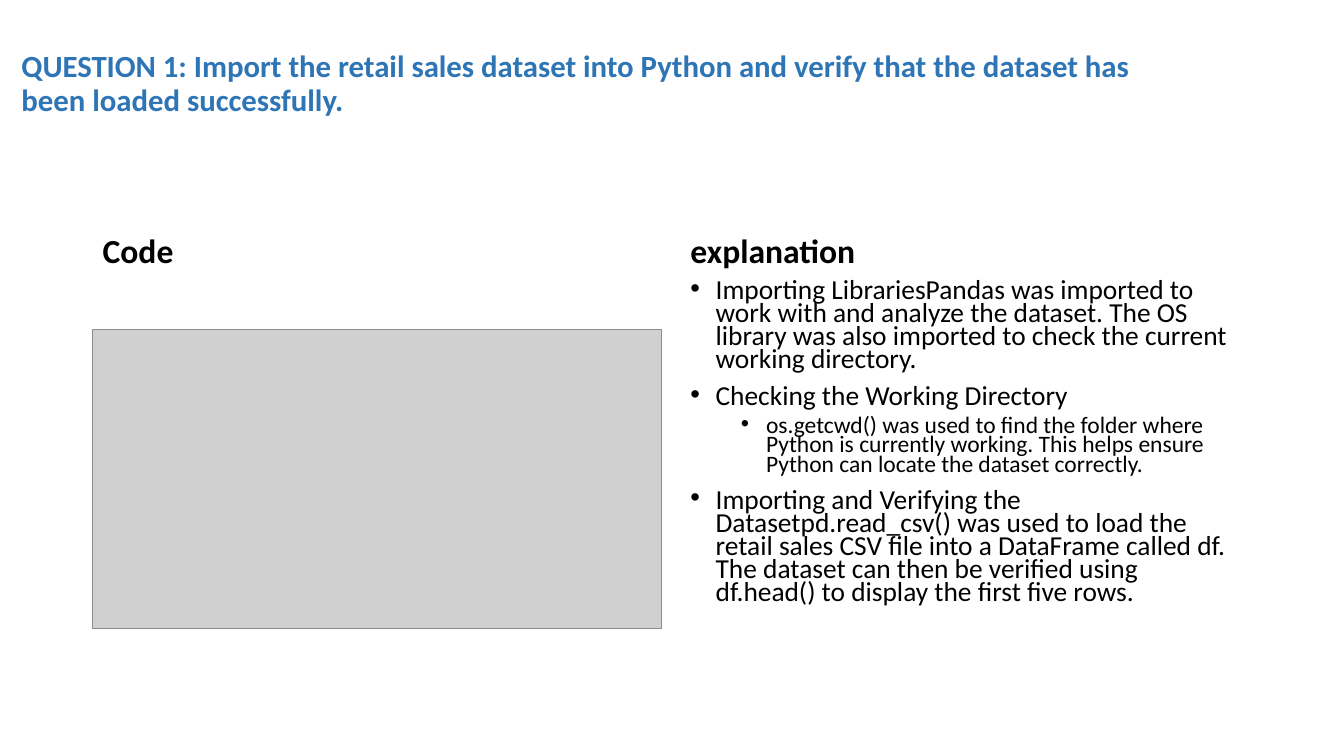
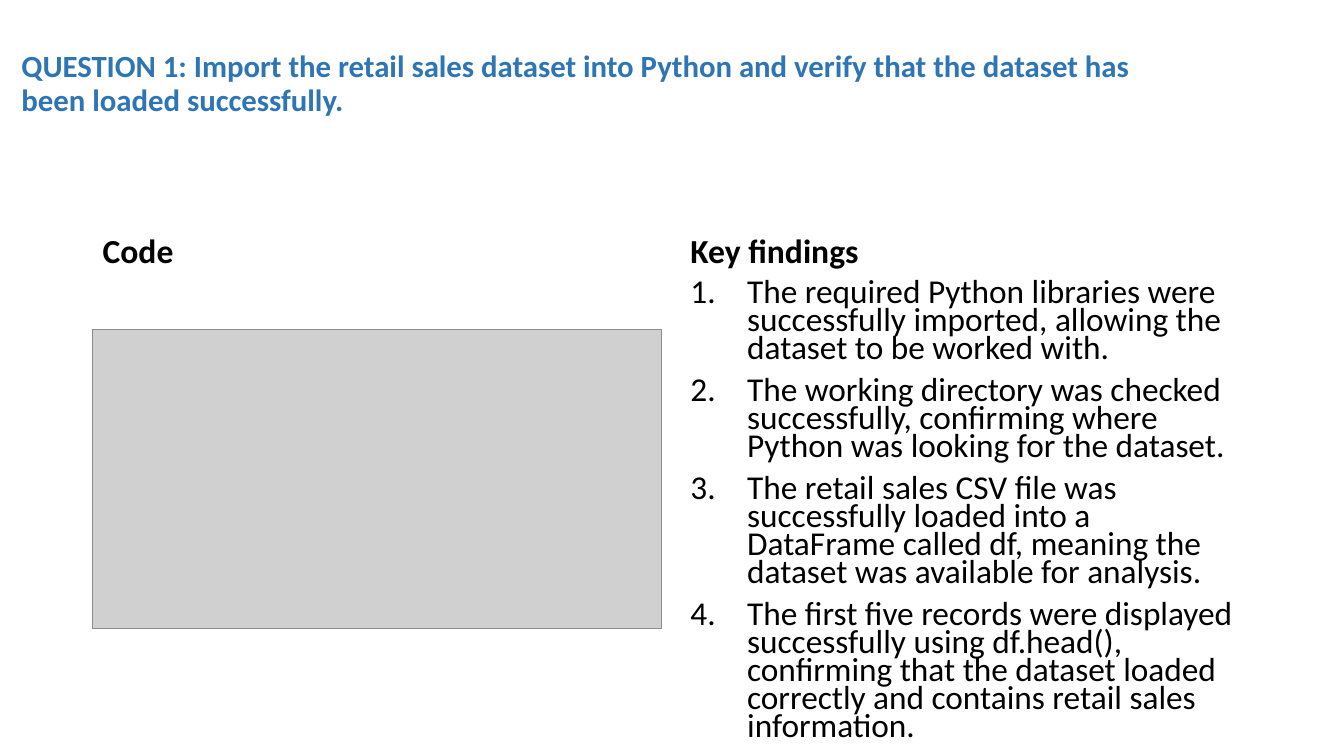
Before and after one commit to roykiptala/Datascience-workshop, a slide deck: slide 5 of Projects/RETAIL SALES AND CUSTOMER ANALYTICS.pptx. Drawn at 1344x756 pixels with LibreOffice and Linux fonts; fonts in the diff are those of the drawing; grey boxes stand for pictures. Boxes give left, top, right and bottom in pixels: in the first picture for what was removed or moved away, otherwise in the second. Text is boxed around its words. In the diff, an @@ line names an element or a change of style, - is before the commit and + after.

Commit message:
Complete data analysis

```diff
--- a/Projects/RETAIL SALES AND CUSTOMER ANALYTICS.pptx
+++ b/Projects/RETAIL SALES AND CUSTOMER ANALYTICS.pptx
@@ text at (690, 239, 858, 269): text changed @@
-explanation
+Key findings
@@ text at (747, 280, 1232, 738): text changed; size 19.6 to 23.8 pt @@
-• Importing LibrariesPandas was imported to work with and analyze the dataset. The OS library was also imported to check the current working directory.
-• Checking the Working Directory
-  • os.getcwd() was used to find the folder where Python is currently working. This helps ensure Python can locate the dataset correctly.
-• Importing and Verifying the Datasetpd.read_csv() was used to load the retail sales CSV file into a DataFrame called df. The dataset can then be verified using df.head() to display the first five rows.
+1. The required Python libraries were successfully imported, allowing the dataset to be worked with.
+2. The working directory was checked successfully, confirming where Python was looking for the dataset.
+3. The retail sales CSV file was successfully loaded into a DataFrame called df, meaning the dataset was available for analysis.
+4. The first five records were displayed successfully using df.head(), confirming that the dataset loaded correctly and contains retail sales information.
```
Also in this commit, not shown: 34 other slides changed, 1 slide added, 8 other files.
